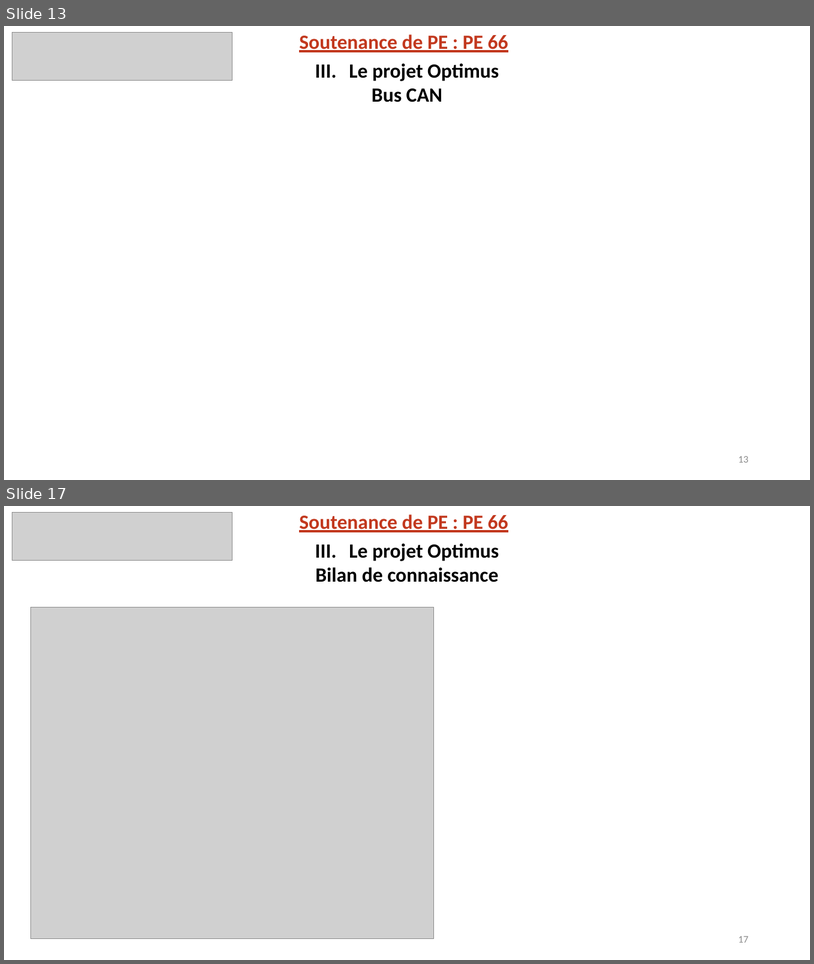
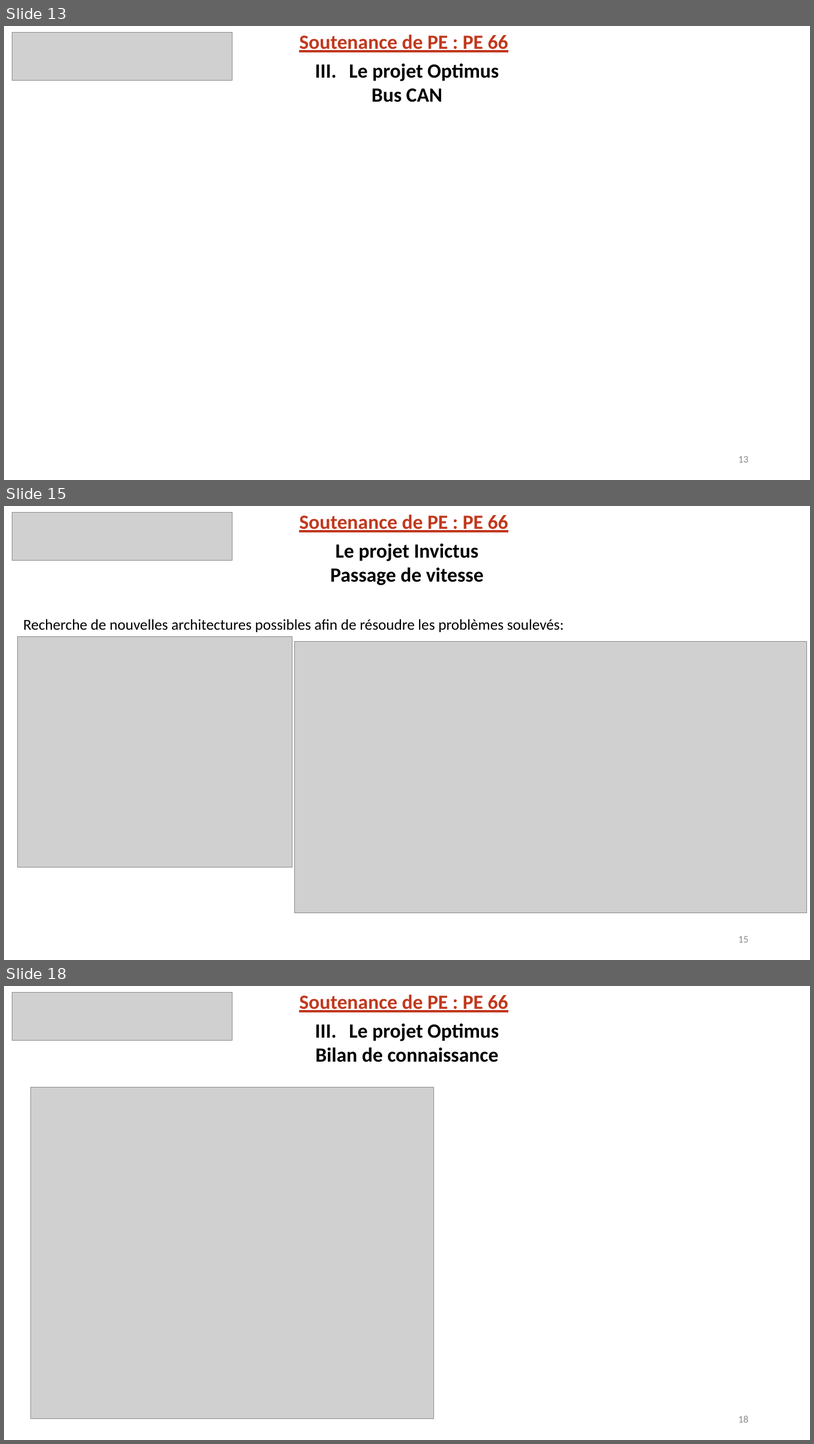
Before and after one commit to EOSCogniton/STUF-2020, a slide deck: AB_TOPs/ZZ_Soutenance_PE/S2_SEISM/Diapo/Diaporama_PE_PE66_Juin2019_V2.5.pptx. Shown one above the other, each under a label of ours: slides 13 and 17 before the commit, slides 13, 15 and 18 after it; the slides between them are not shown. The pictures are 814x964 and 814x1444 pixels, drawn with LibreOffice and Linux fonts; fonts in the diff are those of the drawing; grey boxes stand for pictures; background and template pictures are left out. Boxes give left, top, right and bottom in pixels: in the first picture for what was removed or moved away, otherwise in the second. Text is boxed around its words. In the diff, an @@ line names an element or a change of style, - is before the commit and + after.

```diff
--- a/AB_TOPs/ZZ_Soutenance_PE/S2_SEISM/Diapo/Diaporama_PE_PE66_Juin2019_V2.5.pptx
+++ b/AB_TOPs/ZZ_Soutenance_PE/S2_SEISM/Diapo/Diaporama_PE_PE66_Juin2019_V2.5.pptx
@@ slide 15 added at [4, 506, 810, 960], background picture (left out) @@
@@ picture added at [12, 513, 233, 561] @@
@@ text added at [299, 514, 509, 532], 24 pt, text #C2381E, bold, underline @@
+Soutenance de PE : PE 66
@@ text added at [330, 543, 484, 585], 24 pt, text #000000, bold @@
+Le projet Invictus
+Passage de vitesse
@@ text added at [23, 619, 564, 632], 18 pt, text #000000 @@
+Recherche de nouvelles architectures possibles afin de résoudre les problèmes soulevés:
@@ picture added at [17, 637, 293, 868] @@
@@ picture added at [294, 642, 807, 913] @@
@@ page number added at [738, 936, 749, 942], 12 pt, text #8C8C8C @@
+15
@@ what was slide 17 is now slide 18 @@
@@ page number at [738, 1415, 749, 1422]: text changed @@
-17
+18
```
Also in this commit, not shown: 4 slides changed.
